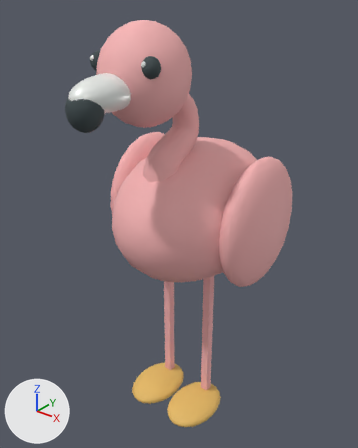
Before and after pictures for a commit that changed the glTF model models/city-flamingo.glb.
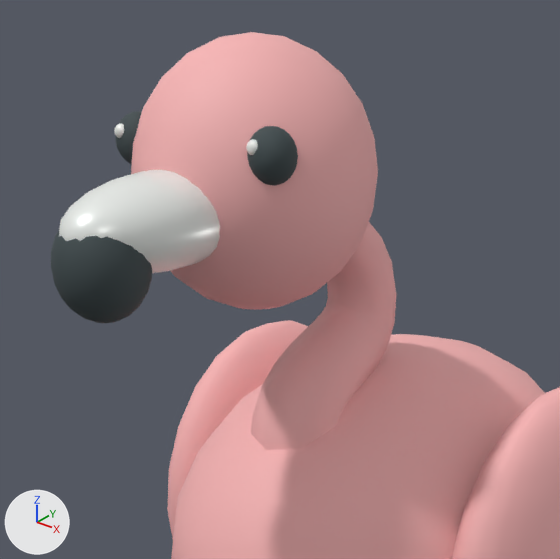
Each version appears first whole from a 50 mm camera at (2.56, -3.447, 4.112) aimed at (-0.045, -0.19, 2.093), and next in a close-up on the part from 13% to 73% of the width and 2% to 50% of the height. Arrows for +X, +Y and +Z are at lower left; the lights stay in place. The first two pictures are the older version. Where no turn or scale is listed for an object, it has been applied to the vertices. Vertices at exactly the same position are counted once.

Before the edit, the objects in view are built like this:
```python
me_sphere_351 = bpy.data.meshes.new('Sphere.351')
me_sphere_351.from_pydata(...)  # 2860 vertices, 5676 faces; spans x -0.81..0.81, y -1.38..0.9, z 1.55..3.88
# faces by material slot: [2508, 1584, 1584]
me_sphere_351.materials.append(mat_wildlife_flamingo)  # pink #f8b5b5
me_sphere_351.materials.append(mat_transport_pearl)  # white #f1f5f1
me_sphere_351.materials.append(mat_detail_graphite)  # greyish cyan #3c484b
ob_animal_flamingo = bpy.data.objects.new('Animal_flamingo', me_sphere_351)
ob_animal_flamingo.location = (0.0, 0.0, 0.0)
```
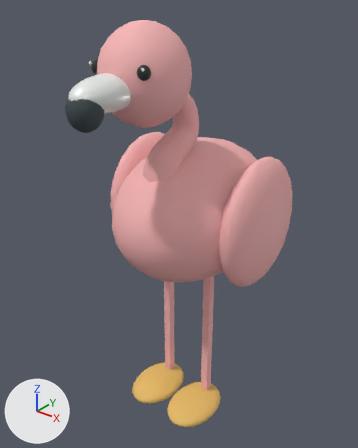
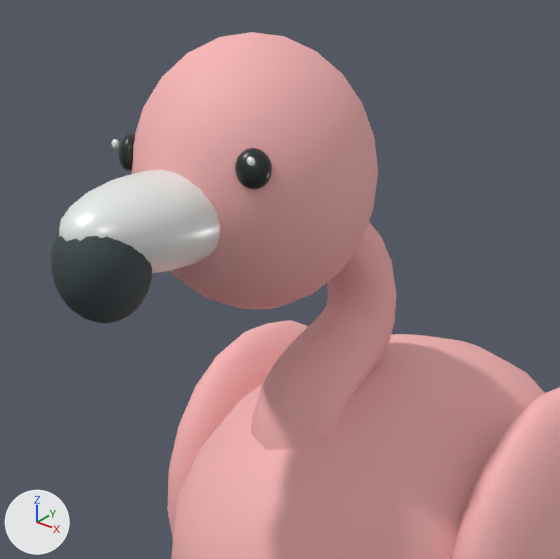
Changed parts and their boxes (x1, y1, x2, y2) in the close-ups (560 x 559 px; the box of a moved part takes in the faces that stretch with it):
part 1 of me_sphere_351, moved or reshaped: before (114, 111, 298, 185); after (111, 133, 271, 190)
part 2 of me_sphere_351, recoloured: before (115, 116, 294, 186); after (118, 133, 272, 189)

Patch to the scene script:
```diff
--- a/models/city-flamingo.glb.py
+++ b/models/city-flamingo.glb.py
@@ mat_gentle_obsidian_eyes @@
+mat_gentle_obsidian_eyes = principled_material('Gentle obsidian eyes')
+mat_gentle_obsidian_eyes.base_color = (0.018, 0.025, 0.023)  # black #242c2a
+mat_gentle_obsidian_eyes.roughness = 0.3
@@ me_sphere_351 @@
 # used by ob_animal_flamingo; location = (0.0, 0.0, 0.0)
-me_sphere_351.from_pydata(...)  # 2860 vertices, 5676 faces; spans x -0.81..0.81, y -1.38..0.9, z 1.55..3.88
+me_sphere_351.from_pydata(...)  # 2772 vertices, 5500 faces; spans x -0.81..0.81, y -1.38..0.9, z 1.55..3.88
+# me_sphere_351 part 1: 819 vertices moved from x -0.32..0.32, y -0.93..-0.79, z 3.53..3.67 to x -0.28..0.27, y -0.96..-0.87, z 3.52..3.62; 221 vertices removed from x -0.32..0.3, y -0.92..-0.79, z 3.53..3.68; 133 vertices added at x -0.27..0.27, y -0.95..-0.87, z 3.52..3.62
+# me_sphere_351 part 2: 293 faces spanning x -0.27..0.27, y -0.96..-0.87, z 3.52..3.62 switch from mat_detail_graphite (greyish cyan #3c484b) to mat_gentle_obsidian_eyes (black #242c2a)
 me_sphere_351.materials.append(mat_wildlife_flamingo)
```
